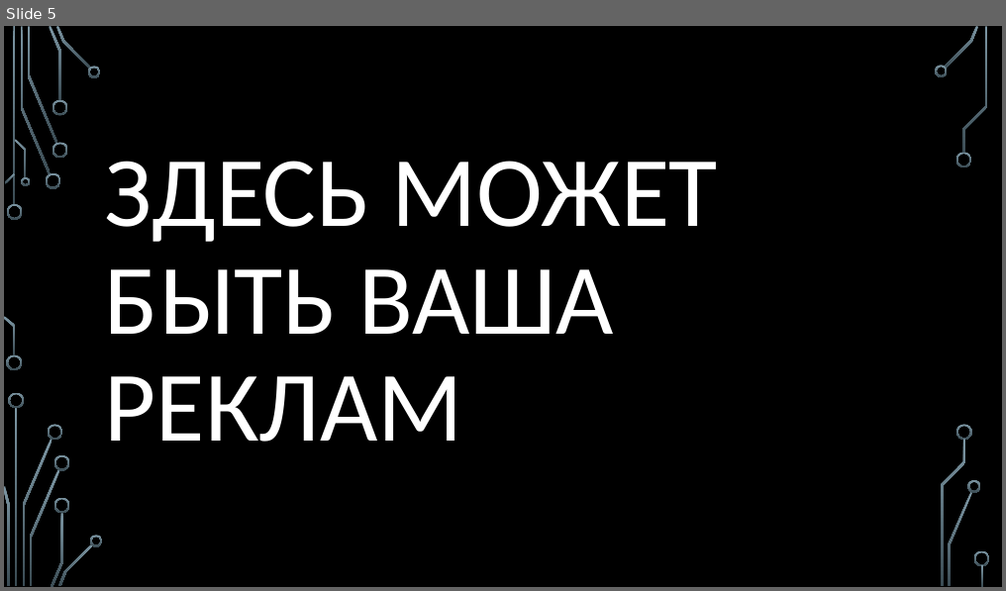
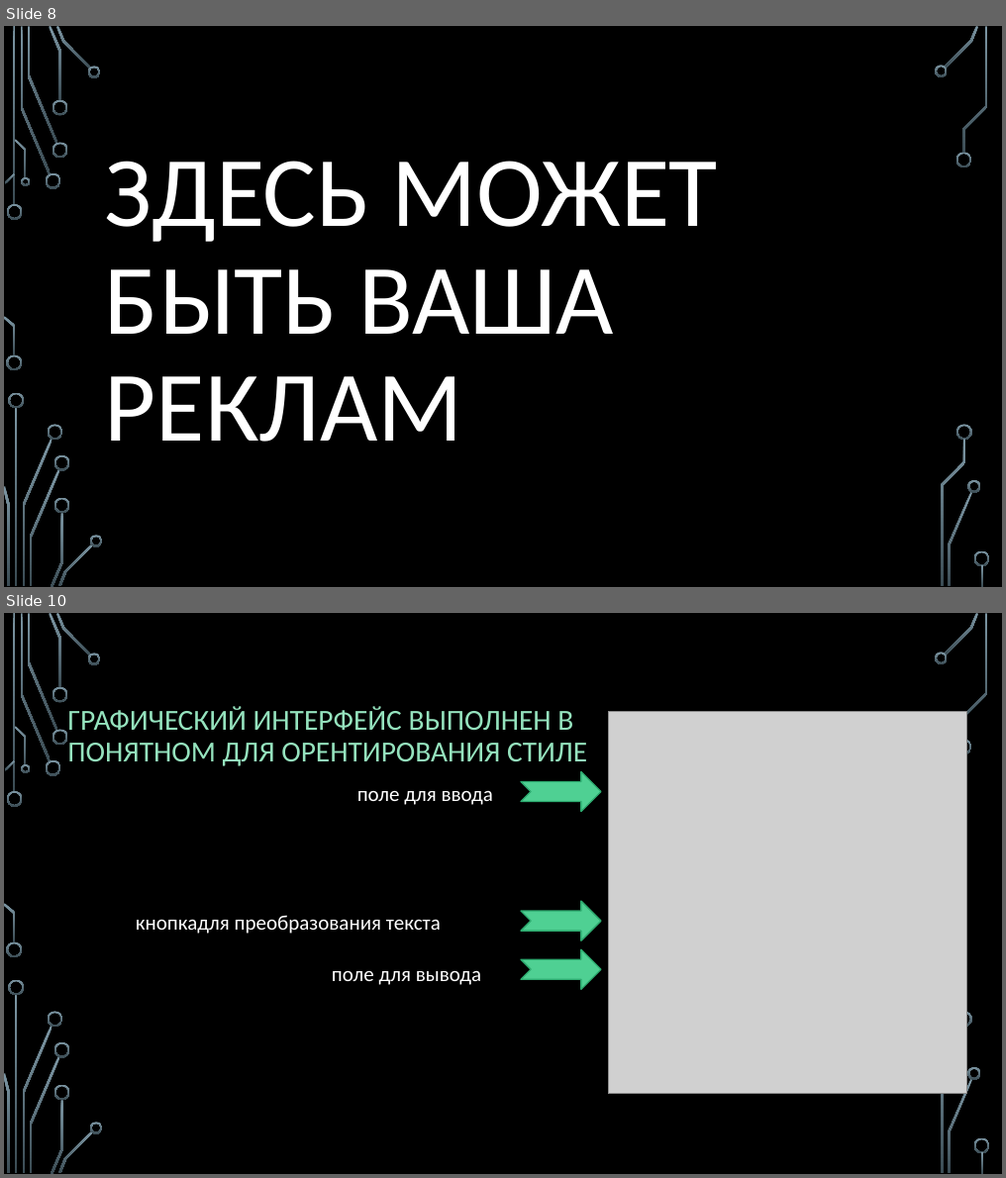
Before and after one commit to astrahanin/project-SOH, a slide deck: ПРИЛОЖЕНИЕ ДЛЯ ШИФРОВАНИЯ И РАСШИФРОВАНИЯ ШТФРОМ Атбаш.pptx. Shown one above the other, each under a label of ours: slide 5 before the commit, slides 8 and 10 after it; the slides between them are not shown. The pictures are 1006x591 and 1006x1178 pixels, drawn with LibreOffice and Linux fonts; fonts in the diff are those of the drawing; grey boxes stand for pictures; background and template pictures are left out. Boxes give left, top, right and bottom in pixels: in the first picture for what was removed or moved away, otherwise in the second. Text is boxed around its words. In the diff, an @@ line names an element or a change of style, - is before the commit and + after.

```diff
--- a/ПРИЛОЖЕНИЕ ДЛЯ ШИФРОВАНИЯ И РАСШИФРОВАНИЯ ШТФРОМ Атбаш.pptx
+++ b/ПРИЛОЖЕНИЕ ДЛЯ ШИФРОВАНИЯ И РАСШИФРОВАНИЯ ШТФРОМ Атбаш.pptx
@@ slide 10 added at [4,613,1002,1174], background picture (left out); not listed: 36 template elements that a slide beside it also shows @@
@@ title added at [67,706,587,766], 28 pt, text #95E3BE @@
+ГРАФИЧЕСКИЙ ИНТЕРФЕЙС ВЫПОЛНЕН В ПОНЯТНОМ ДЛЯ ОРЕНТИРОВАНИЯ СТИЛЕ
@@ picture added at [608,711,966,1093] @@
@@ text added at [357,790,493,805], 20 pt, text #FFFFFF @@
+поле для ввода
@@ notched right arrow added at [522,771,601,811], fill #4FD093, outline #2DAA6F 1.25 pt @@
@@ notched right arrow added at [522,901,601,941], fill #4FD093, outline #2DAA6F 1.25 pt @@
@@ text added at [136,915,441,934], 20 pt, text #FFFFFF @@
+кнопкадля преобразования текста
@@ notched right arrow added at [522,950,601,989], fill #4FD093, outline #2DAA6F 1.25 pt @@
@@ text added at [332,970,481,985], 20 pt, text #FFFFFF @@
+поле для вывода
@@ what was slide 5 is now slide 8 @@
```
Also in this commit, not shown: 5 slides changed, 6 other slides added.
